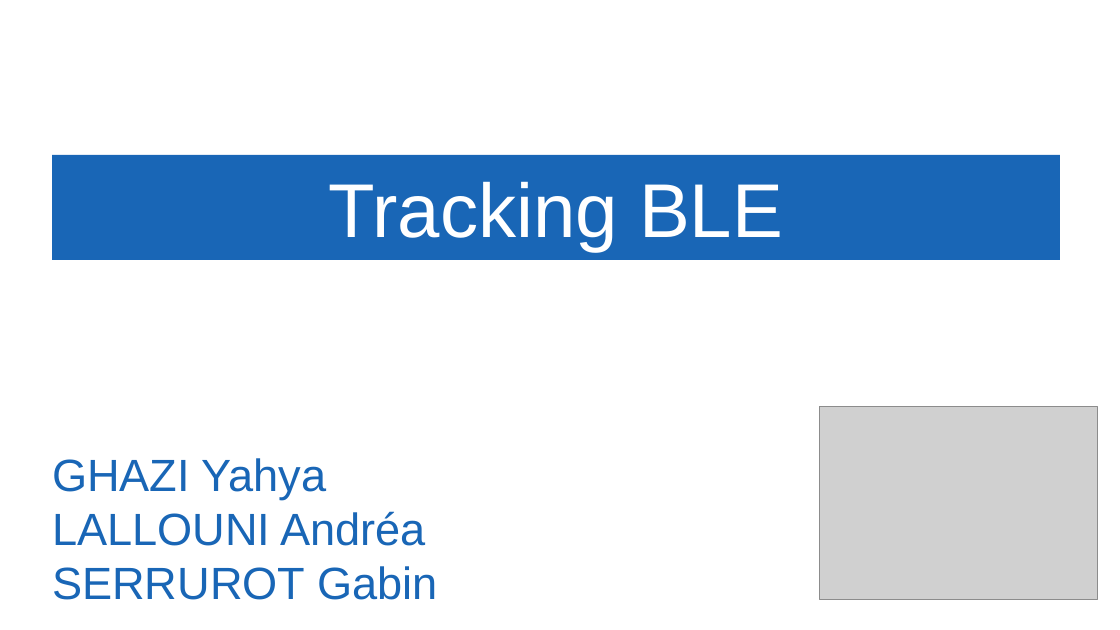
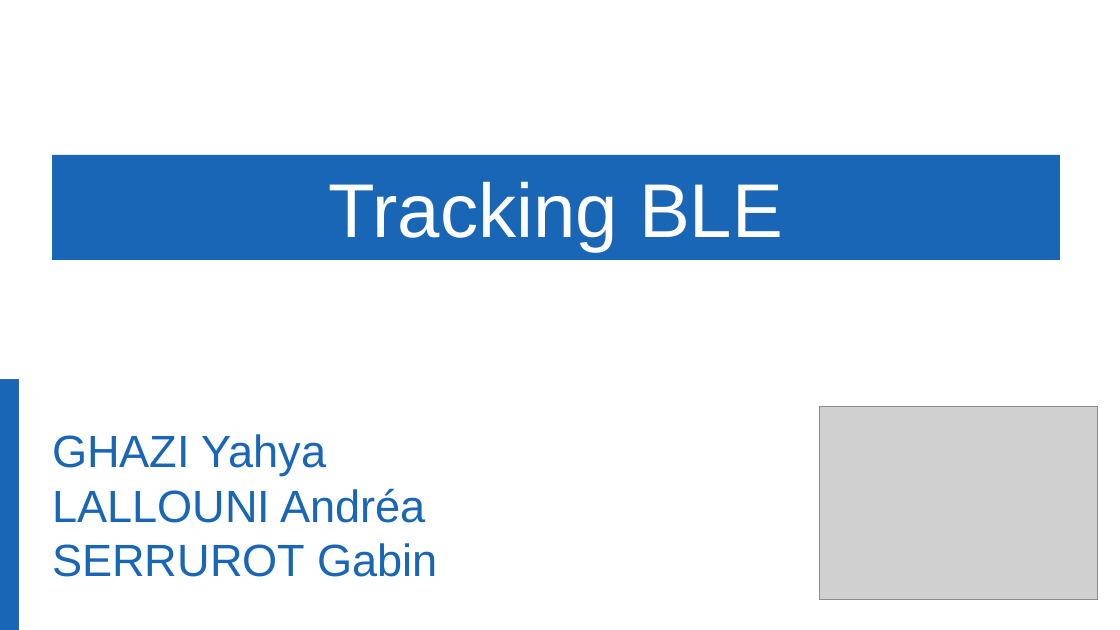
Before and after one commit to Gabin221/Tracking-BLE-documents, a slide deck: slide 1 of Revues/Revues1/presentation_yahya_andrea_gabin.odp. Drawn at 1120x630 pixels with LibreOffice and Linux fonts; fonts in the diff are those of the drawing; grey boxes stand for pictures; background and template pictures are left out. Boxes give left, top, right and bottom in pixels: in the first picture for what was removed or moved away, otherwise in the second. Text is boxed around its words. In the diff, an @@ line names an element or a change of style, - is before the commit and + after.

```diff
--- a/Revues/Revues1/presentation_yahya_andrea_gabin.odp
+++ b/Revues/Revues1/presentation_yahya_andrea_gabin.odp
@@ rectangle added at <box>0,380,19,630</box>, fill #1966B6, outline #3465A4 0 pt @@
@@ title "GHAZI Yahya LALLOUNI Andréa SERRUROT ...": place and size @@
-title "GHAZI Yahya LALLOUNI Andréa SERRUROT ..." at <box>52,458,437,600</box>
+title "GHAZI Yahya LALLOUNI Andréa SERRUROT ..." at <box>52,434,437,577</box>
```
Also in this commit, not shown: 22 other slides changed, 1 other file.
